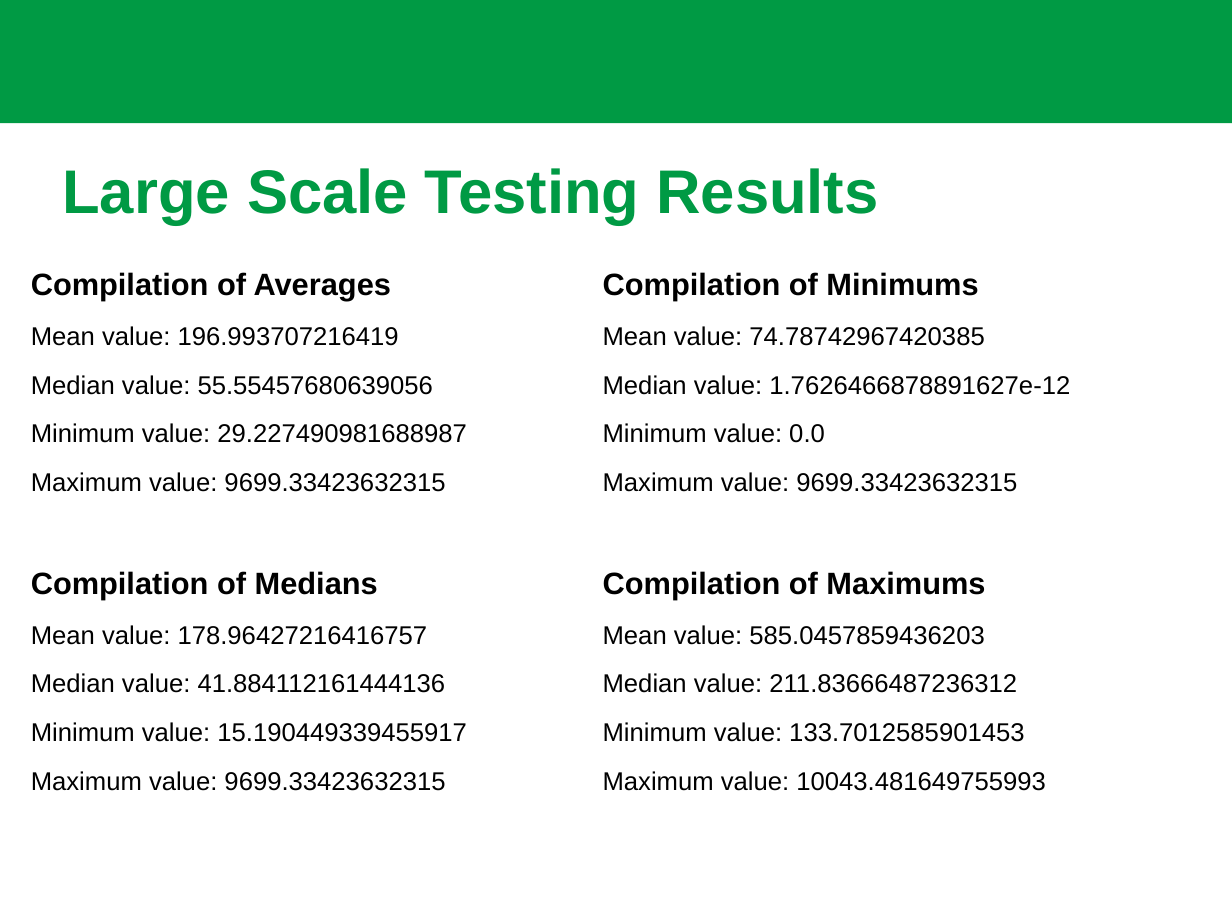
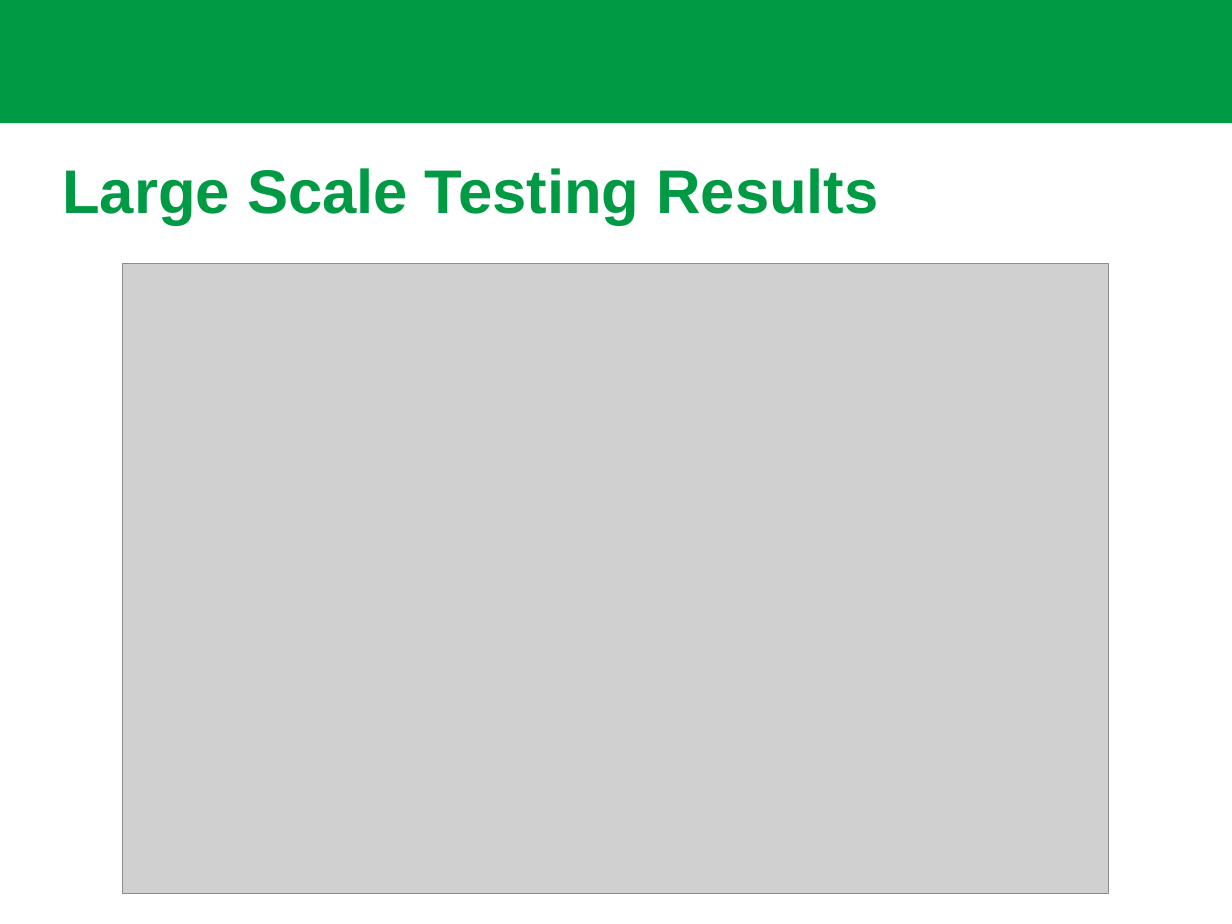
Before and after one commit to brownjordan317/sun_based_localization, a slide deck: slide 15 of Sun_check_algorithm/sun_based_loacalization.pptx. Drawn at 1232x924 pixels with LibreOffice and Linux fonts; fonts in the diff are those of the drawing; grey boxes stand for pictures; background and template pictures are left out. Boxes give left, top, right and bottom in pixels: in the first picture for what was removed or moved away, otherwise in the second. Text is boxed around its words. In the diff, an @@ line names an element or a change of style, - is before the commit and + after.

```diff
--- a/Sun_check_algorithm/sun_based_loacalization.pptx
+++ b/Sun_check_algorithm/sun_based_loacalization.pptx
@@ picture added at box(123, 264, 1109, 893) @@
@@ text removed at box(31, 272, 467, 791) @@
-Compilation of Averages
-Mean value: 196.993707216419
-Median value: 55.55457680639056
-Minimum value: 29.227490981688987
-Maximum value: 9699.33423632315
-Compilation of Medians
-Mean value: 178.96427216416757
-Median value: 41.884112161444136
-Minimum value: 15.190449339455917
-Maximum value: 9699.33423632315
@@ text removed at box(603, 272, 1070, 791) @@
-Compilation of Minimums
-Mean value: 74.78742967420385
-Median value: 1.7626466878891627e-12
-Minimum value: 0.0
-Maximum value: 9699.33423632315
-Compilation of Maximums
-Mean value: 585.0457859436203
-Median value: 211.83666487236312
-Minimum value: 133.7012585901453
-Maximum value: 10043.481649755993
```
Also in this commit, not shown: 1 other slide changed, 1 slide added, 1 slide removed, 15 other files.
